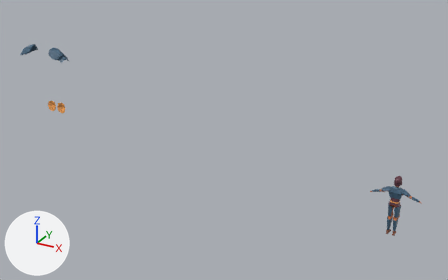
Two versions of the Blender file characters.blend, one commit apart.
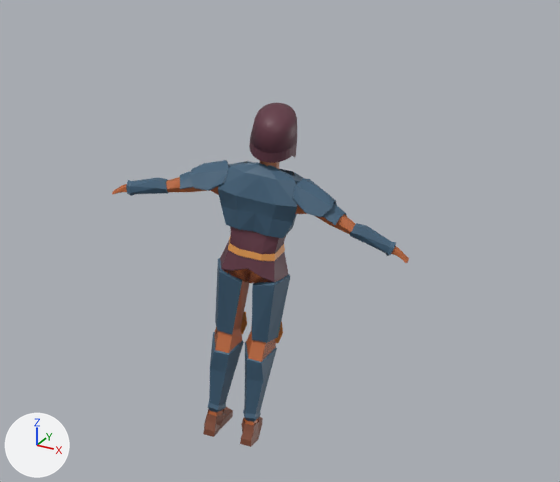
There are two pictures of each version: one whole from a 50 mm camera at (68.6, -337.5, 207.3) aimed at (-123.4, 11.6, 32.8), one close up on the part from 78% to 100% of the width and 56% to 86% of the height. Every picture has the same lights, and +X, +Y and +Z are marked at lower left.

Script lines for the objects in view, before the commit:
```python
me_cube_022 = bpy.data.meshes.new('Cube.022')
me_cube_022.from_pydata(...)  # 1466 vertices, 1392 faces; spans x -15.2..15.8, y -1.9..4.9, z 0.1..39.0
# faces by material slot: [1322, 70]
me_cube_022.materials.append(mat_skin)  # picture img_etern16_32x_png
me_cube_022.materials.append(mat_simpleeyes)  # picture img_browneyes_png
ob_spearman_v3 = bpy.data.objects.new('Spearman V3', me_cube_022)
ob_spearman_v3.location = (0.0, 0.0, 0.0)
```
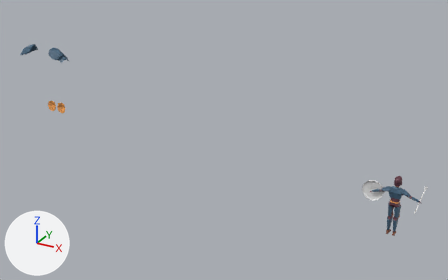
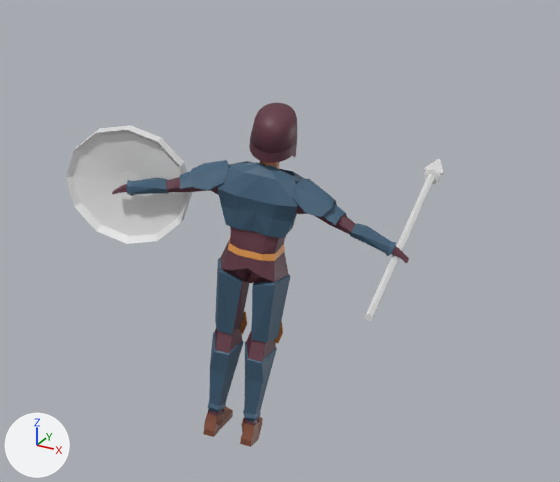
Location of each change, [x1, y1, x2, y2] in pixels of the close-ups (560 x 482 px):
'Cylinder.014', added
    after: [66, 125, 192, 244]
'Cylinder.012', added
    after: [365, 158, 444, 321]
part 1 of me_cube_022, surface changed
    both: [112, 177, 409, 425]

Edits to the bpy script that builds the scene:
```text
Add mat_palette_1:
    mat_palette_1 = principled_material('Palette_1')
    mat_palette_1.base_color = (0.8, 0.8, 0.8)  # white #e7e7e7
Change me_cube_022:
    where me_cube_022.from_pydata(...)  # 1466 vertices, 1392 faces; spans x -15.2..15.8, y -1.9..4.9, z 0.1..39.0
    used by ob_spearman_v3; location = (0.0, 0.0, 0.0)
    me_cube_022 part 1: texture (UV) coordinates of 400 of 1392 faces, centred in x -15.0..15.7, y -1.7..3.7, z 0.3..32.1, changed; they spanned u 0.26..0.42, v 0.42..0.54 and now span u 0.38..0.43, v 0.57..0.66
Add me_cylinder_009:
    me_cylinder_009.from_pydata(...)  # 156 vertices, 146 faces; spans x -1.0..1.0, y -1.0..1.0, z -5.22..1.0
    me_cylinder_009.materials.append(mat_palette_1)  # its picture is missing
Add me_cylinder_007:
    me_cylinder_007.from_pydata(...)  # 49 vertices, 49 faces; spans x -1.0..1.0, y -0.9..0.9, z -29.0..8.1
    me_cylinder_007.materials.append(mat_palette_1)  # its picture is missing
Add ob_cylinder_014:
    ob_cylinder_014 = bpy.data.objects.new('Cylinder.014', me_cylinder_009)
    ob_cylinder_014.location = (-13.8, 1.5, 26.1)
    ob_cylinder_014.rotation_euler = (1.559, -0.0987, -0.0346)  # degrees (89, -5.7, -2)
    ob_cylinder_014.scale = (6.71, 6.71, 0.492)
Add ob_cylinder_012:
    ob_cylinder_012 = bpy.data.objects.new('Cylinder.012', me_cylinder_007)
    ob_cylinder_012.location = (13.9, 17.3, 25.2)
    ob_cylinder_012.rotation_euler = (-1.583, 0.0987, 0.0346)  # degrees (-91, 5.7, 2)
    ob_cylinder_012.scale = (1.05, 1.05, 1.05)
```
